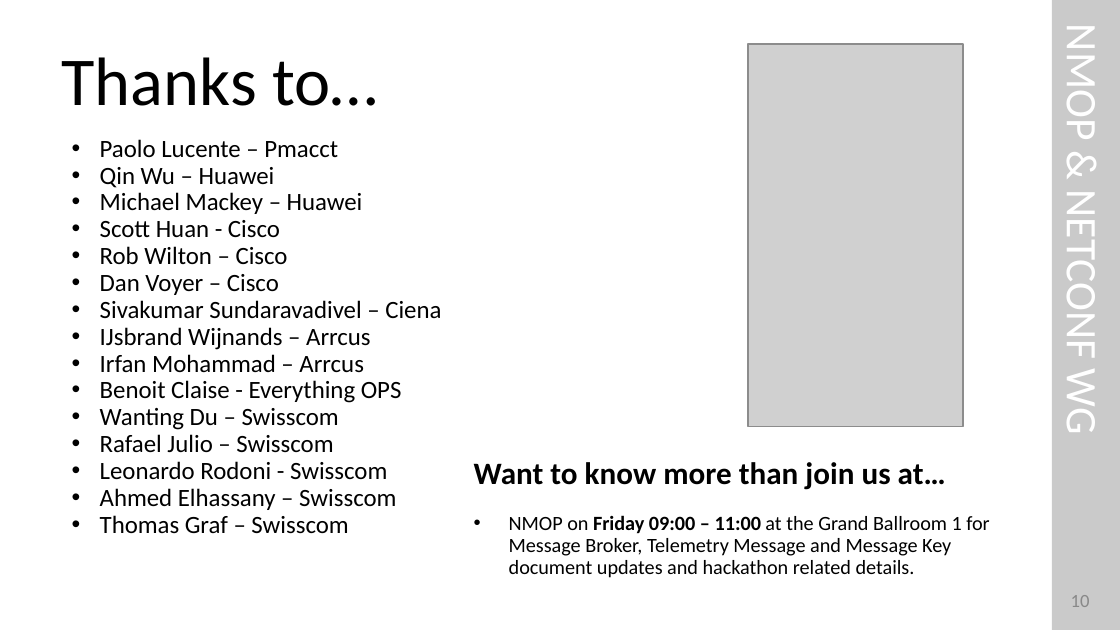
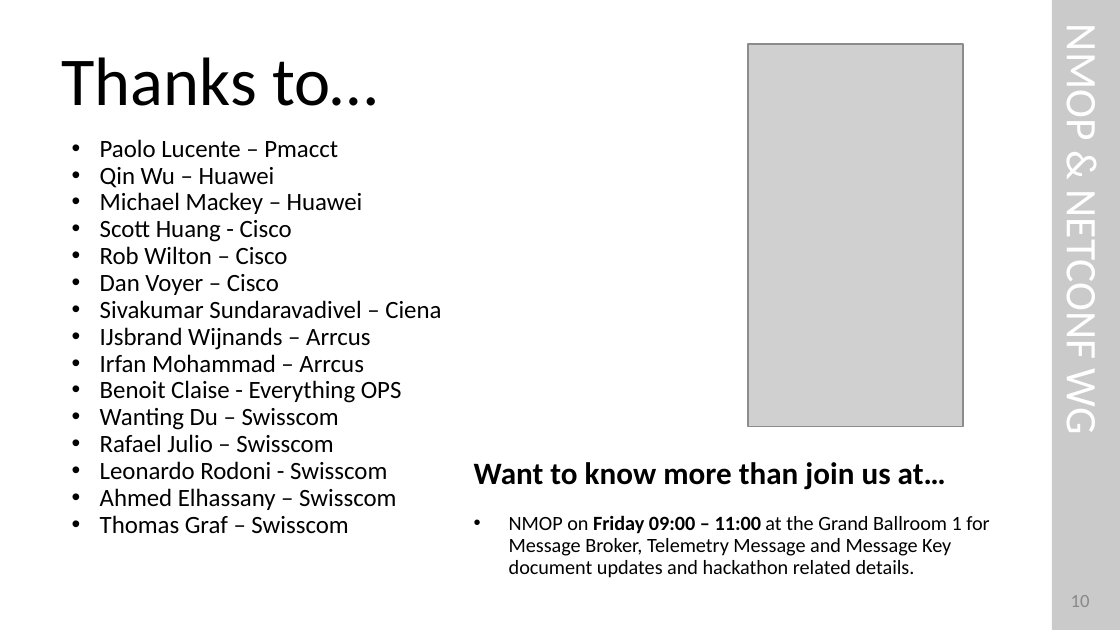
Before and after one commit to network-analytics/ietf-network-analytics-document-status, a slide deck: slide 10 of 125/Hackathon/ietf-125-hackathon-validate-e2e-yp-message-broker.pptx. Drawn at 1120x630 pixels with LibreOffice and Linux fonts; fonts in the diff are those of the drawing; grey boxes stand for pictures. Boxes give left, top, right and bottom in pixels: in the first picture for what was removed or moved away, otherwise in the second. Text is boxed around its words. In the diff, an @@ line names an element or a change of style, - is before the commit and + after.

```diff
--- a/125/Hackathon/ietf-125-hackathon-validate-e2e-yp-message-broker.pptx
+++ b/125/Hackathon/ietf-125-hackathon-validate-e2e-yp-message-broker.pptx
@@ text at <box>100,220,292,242</box>: text changed @@
-• Scott Huan - Cisco
+• Scott Huang - Cisco
```
Also in this commit, not shown: 4 other files.
